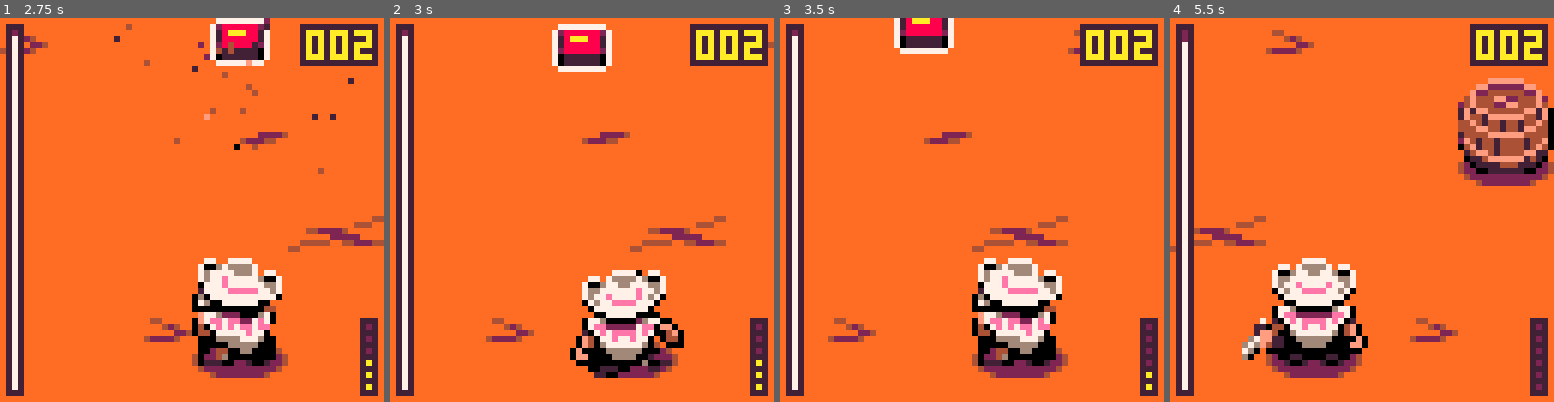
Above: before the commit, frames 1-4 (left to right).
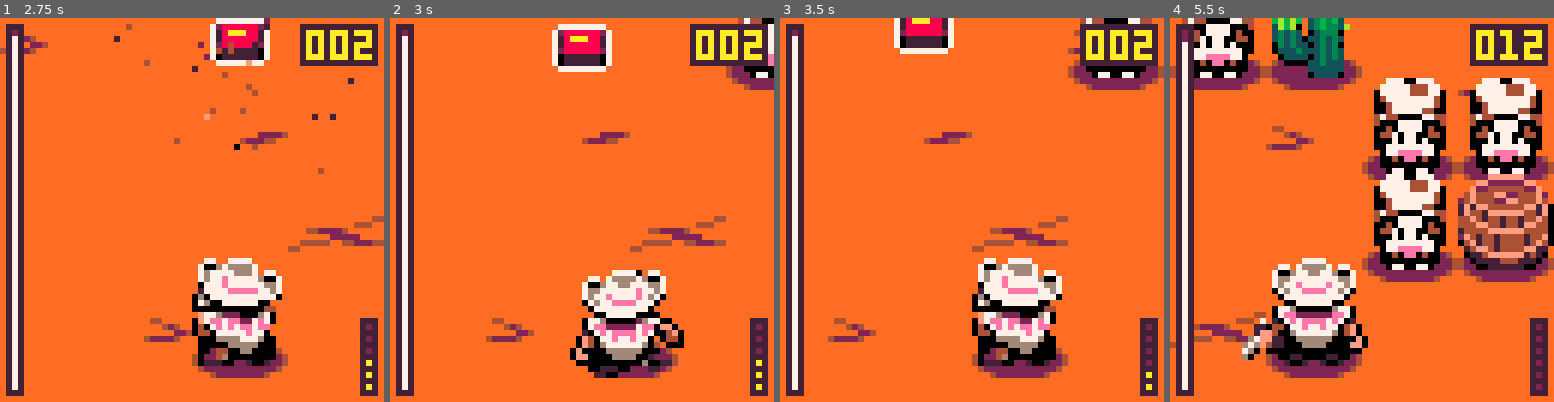
Above: after the commit, the same moments.

Repository: david-fletcher/lowrezjam2023
Game: PICO-8 cartridge lowrezjam2023.p8
The game is run twice, just before and just after one commit, with the same random seed, the same clock (stepped at 60 frames per second) and the same inputs.
Inputs:
- Up to frame 1 (2.75 s): tap X (X key) at 0.33, 1.07, 1.85 s; tap O (Z key) at 0.7, 1.7, 2.1, 2.5 s; hold Right 1.6-2.1 s; hold Up 2.15-2.42 s; hold Right from 2.47 s (still down)
- Up to frame 2 (3 s): keep holding Right; tap O (Z key) at 2.9 s; tap X (X key) at 2.97 s
- Up to frame 3 (3.5 s): release Right at 3.03 s; hold Left from 3.08 s (still down); tap O (Z key) at 3.3 s
- Up to frame 4 (5.5 s): release Left at 3.58 s; hold Down 3.63-3.97 s; tap O (Z key) every 0.4 s from 3.7 to 5.3 s; hold Right 4.02-4.68 s; tap X (X key) at 4.08, 5.2 s; hold Up 4.73-5.03 s; hold Left from 5.08 s (still down)

Frame 1 is identical in both runs. In frame 2, 1.0% of the frame differs, in the area x 87-100%, y 0-19%; in frame 3, 1.7%; in frame 4, 30%, in the area x 0-100%, y 0-86%.

Commit message:
Change spawn freq, add part system 2, lower strafe_cd

Diff:
--- a/lowrezjam2023.p8
+++ b/lowrezjam2023.p8
@@ -54,6 +54,9 @@
 
  -- TODO: turn back to g_game_states.e_splash before release!
  g_current_state = g_game_states.e_loading
+
+ --particle system 2
+ part={}
 end
 
 local s = 8
@@ -292,6 +295,11 @@
 
  -- update screenshake
  shake_screen()
+
+ -- particle 2 test
+ if btnp(❎) then
+ 	spawnpuft(32,32)
+ end
 end
 
 function draw_playing()
@@ -413,7 +421,7 @@
      new_cactus(col*4 + i+1, tiley)
     elseif (sprite == 34) then
      new_barrel(col*4 + i+1, tiley)
-    elseif (rnd() < 0.03) then
+    elseif (rnd() < 0.2 ) then -- cow freq 0.03
      new_cow(col*4 + i+1, tiley)
     end
    end
@@ -526,7 +534,7 @@
    self.tilex -= 1
    self.moving[k_left] = true
    self.moving[k_right] = false
-   self.strafe_cd = 17
+   self.strafe_cd = 10
 
    -- check for cow
    if (tileleft == 2) then
@@ -540,7 +548,7 @@
    self.tilex += 1
    self.moving[k_right] = true
    self.moving[k_left] = false
-   self.strafe_cd = 17
+   self.strafe_cd = 10
 
    -- check for cow
    if (tileright == 2) then
@@ -890,7 +898,7 @@
  -- 2) pick a random tile from the list of options
  -- 3) check if that tile is occupied
  -- 4) if not occupied, spawn in the alien
- if (g_aliens < 2 and rnd() < 0.05) then
+ if (g_aliens < 2 and rnd() < 0.1) then -- alien freq 0.05
   local tilex = flr(rnd(5)) + min_tilex
   local tiley = flr(rnd(3)) + min_tiley
   local tile, obj = is_occupied(tilex, tiley)
@@ -1200,6 +1208,40 @@
   end
  end
 end
+
+-- ----------------
+-- PARTICLE SYSTEM 2
+-- ----------------
+
+-- spawn a small puft
+function spawnpuft(_x,_y)
+	for i= 0,5 do
+	 local _ang = rnd()
+	 local _dx = sin(_ang)*1
+	 local _dy = cos(_ang)*1
+		addpart(_x,_y,_dx,_dy,2,15+rnd(15),{7,6,13},1+rnd(2))
+	end
+end
+
+-- add a particle
+function addpart(_x,_y,_dx,_dy,_type,_maxage,_col,_s)
+  local _p = {}
+  _p.x=_x
+  _p.y=_y
+  _p.dx=_dx
+  _p.dy=_dy
+  _p.tpe=_type
+  _p.mage=_maxage
+  _p.age=0
+  _p.col=_col[1]
+  _p.colarr=_col
+  _p.rot=1
+  _p.rottimer=0
+  _p.s=_s
+  _p.os=_s
+
+  add(part,_p)
+ end
 
 __gfx__
 0000000099999999998889998f899889999999999999999999988899999777777779999999999999997777999999999779977779999999779977779999999999
Not shown, added: cc3.html
Not shown, added: cc3.js
